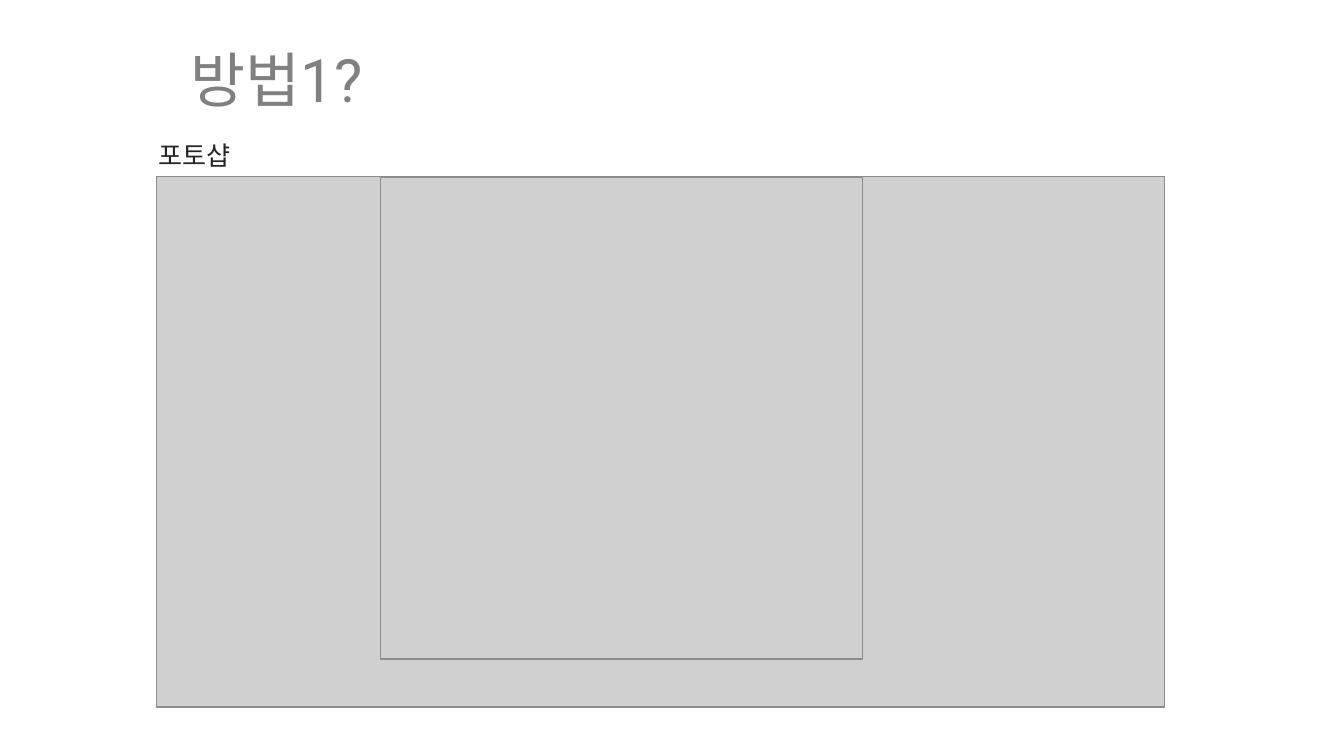
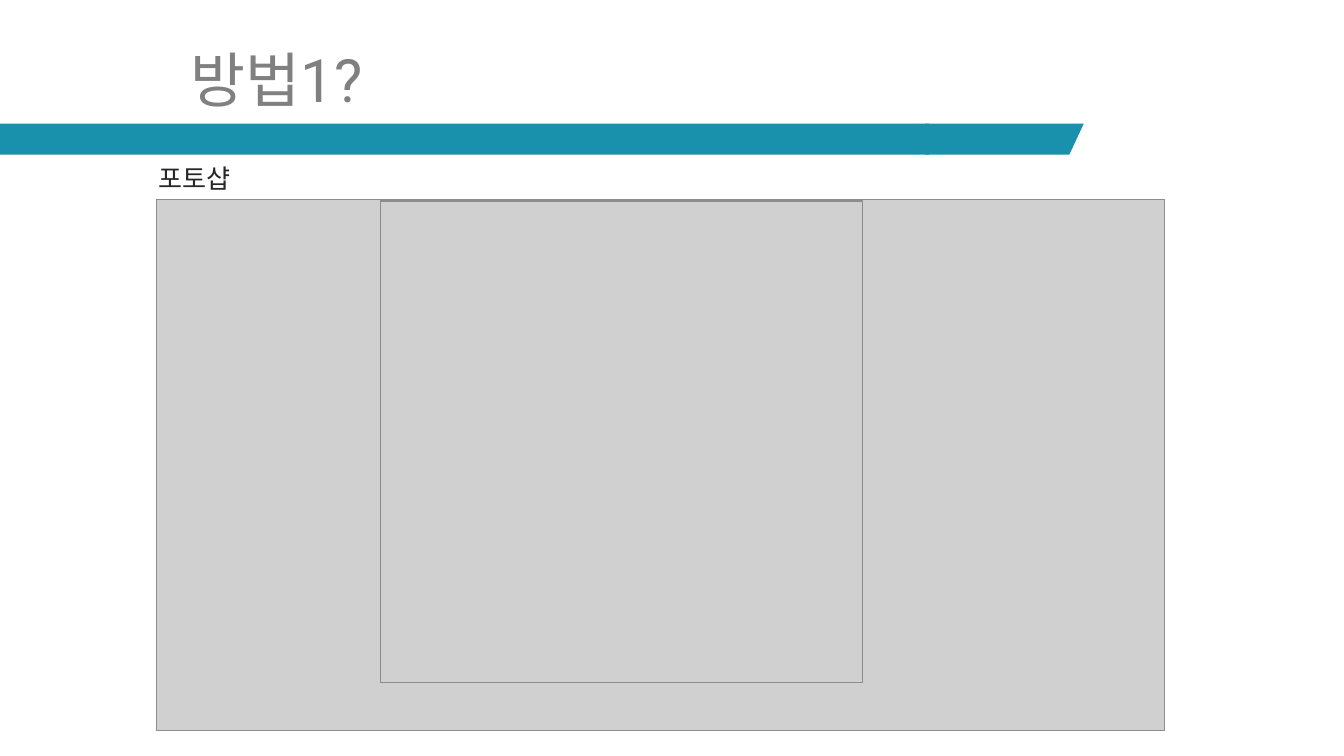
Before and after one commit to ptyoiy/ARwork, a slide deck: slide 4 of 호남-발표자료.pptx. Drawn at 1344x756 pixels with LibreOffice and Linux fonts; fonts in the diff are those of the drawing; grey boxes stand for pictures. Boxes give left, top, right and bottom in pixels: in the first picture for what was removed or moved away, otherwise in the second. Text is boxed around its words. In the diff, an @@ line names an element or a change of style, - is before the commit and + after.

```diff
--- a/호남-발표자료.pptx
+++ b/호남-발표자료.pptx
@@ rectangle added at <box>0,124,930,155</box>, fill #1991AC @@
@@ freeform shape added at <box>925,124,1083,155</box>, fill #1991AC @@
@@ 2 pictures, 1 text: place and size @@
-2 pictures, 1 text at <box>157,143,1165,707</box>
+2 pictures, 1 text at <box>157,166,1165,731</box>
```
Also in this commit, not shown: 11 other slides changed, 3 slides added, 1 slide removed, 1 other file.
